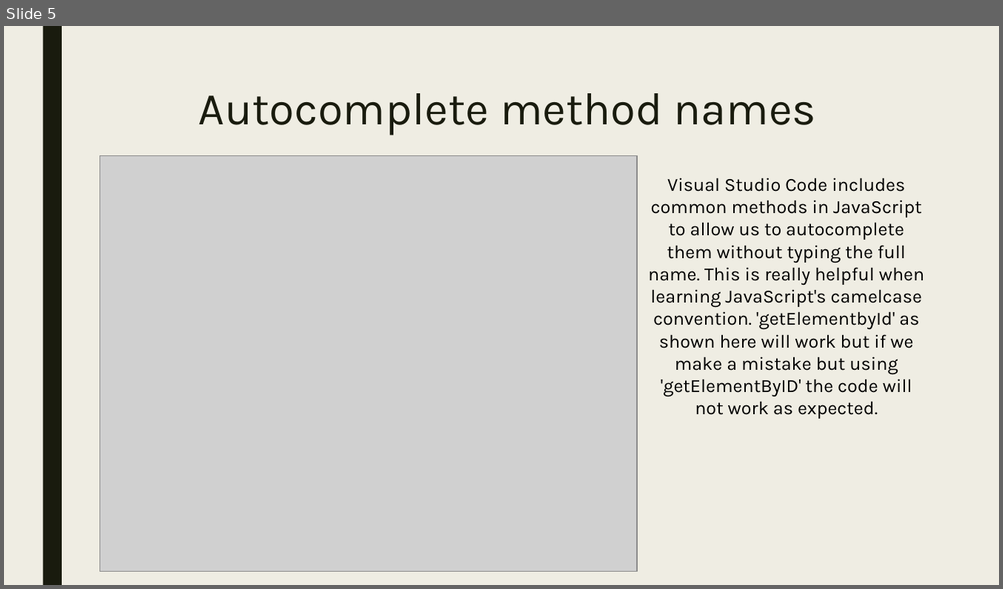
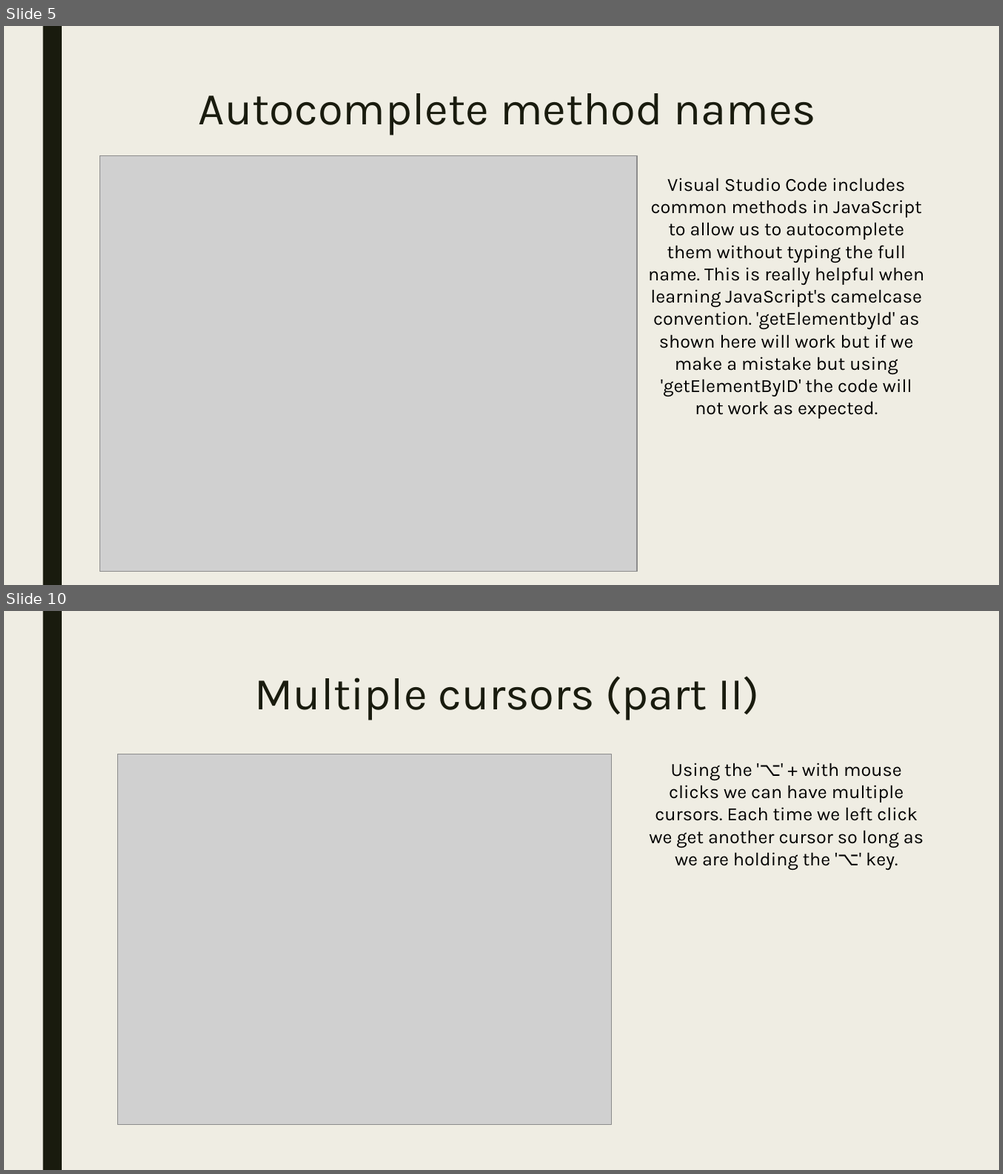
Before and after one commit to 105ron/lightning-talk, a slide deck: Presentation.pptx. Shown one above the other, each under a label of ours: slide 5 before the commit, slides 5 and 10 after it; the slides between them are not shown. The pictures are 1003x589 and 1003x1174 pixels, drawn with LibreOffice and Linux fonts; fonts in the diff are those of the drawing; grey boxes stand for pictures. Boxes give left, top, right and bottom in pixels: in the first picture for what was removed or moved away, otherwise in the second. Text is boxed around its words. In the diff, an @@ line names an element or a change of style, - is before the commit and + after.

```diff
--- a/Presentation.pptx
+++ b/Presentation.pptx
@@ slide 10 added at <box>4,611,999,1170</box>, background #EFEDE3; not listed: 1 template element that a slide beside it also shows @@
@@ title added at <box>255,676,759,721</box>, 44 pt, text #191B0E @@
+Multiple cursors (part II)
@@ picture added at <box>117,755,611,1125</box> @@
@@ text added at <box>649,763,923,870</box>, 18 pt, text #000000 @@
+Using the '⌥' + with mouse clicks we can have multiple cursors. Each time we left click we get another cursor so long as we are holding the '⌥' key.
```
Also in this commit, not shown: 9 other slides added.
